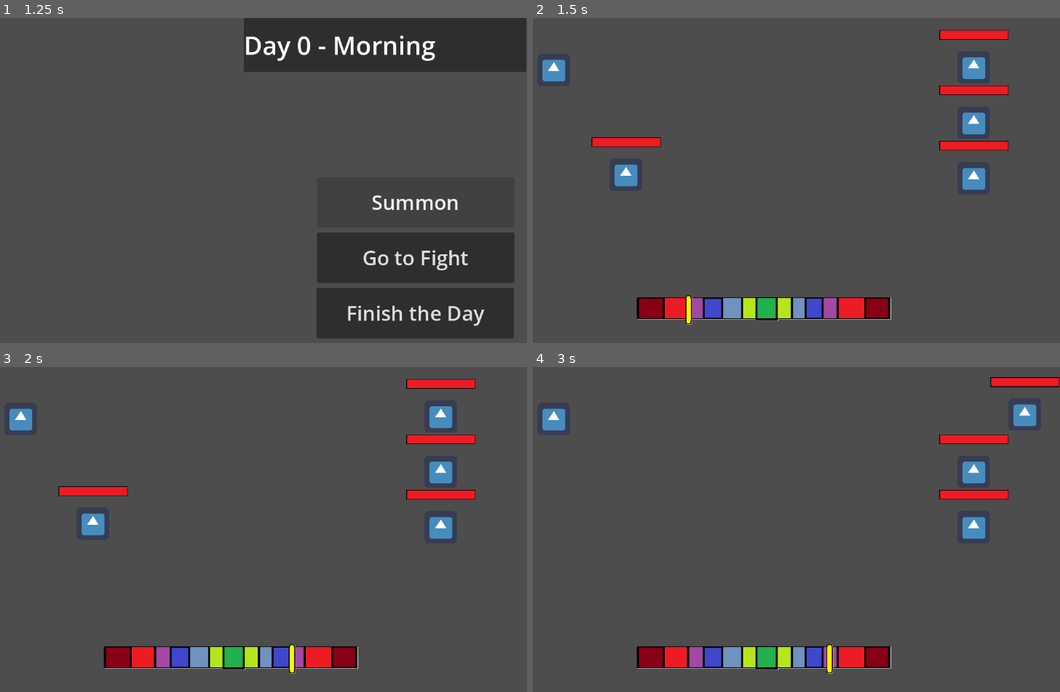
Above: before the commit, frames 1-4 (two rows, left to right).
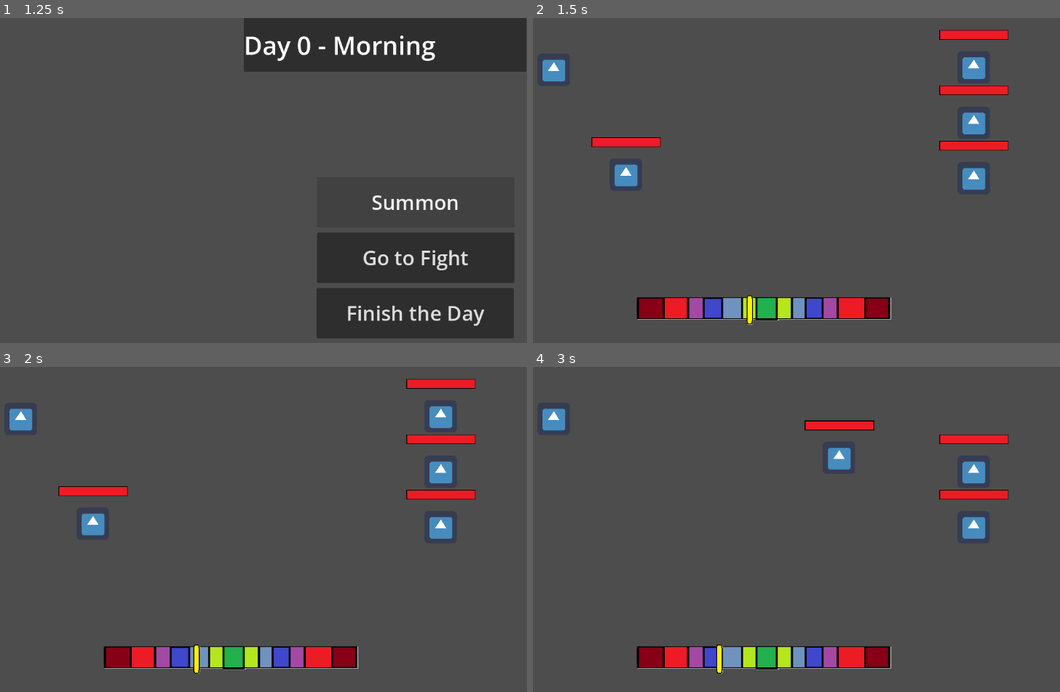
Above: after the commit, the same moments.

Repository: Klaus1215/Brackeys-Game-Jam
Game: Godot game, scene res://Tela Hub/hud_jogo.tscn
Same seed, same stepped clock (60 frames per second), same inputs: the game is played once before the commit and once after it. The engine's default icon, where the game draws it, is replaced by a stand-in: a white triangle on a blue panel in a dark square.
Inputs:
- Up to frame 1 (1.25 s): click "Summon" at 0.5 s
- Up to frame 2 (1.5 s): click "Go to Fight" at 1.25 s
- Up to frame 3 (2 s): no input
- Up to frame 4 (3 s): tap Enter (ui_accept) at 2, 2.1, 2.27, 2.57, 2.85 s

Frame 1 is identical in both runs. In frame 2, 0.2% of the frame differs, in the area x 28-42%, y 85-95%; in frame 3, 0.2%; in frame 4, 1.7%, in the area x 34-100%, y 3-95%.

Commit message:
Resolvendo bug de combate

Diff:
--- a/Personagens/Inimigos/inimigo.gd
+++ b/Personagens/Inimigos/inimigo.gd
@@ -5,6 +5,7 @@
 # Método para quando for a vez do inimigo
 func _on_timer_do_ataque_timeout() -> bool:
 
+	var posso_atacar : bool = false
 	if(pode_atacar()):
 		var jogador = get_node_or_null("../../Jogador")
 
--- a/Personagens/Jogador/barra_de_ataque.gd
+++ b/Personagens/Jogador/barra_de_ataque.gd
@@ -17,7 +17,7 @@
 func _process(delta: float) -> void:
 
 	# Sempre que o jogador apertar enter a barra para e desfere o ataque
-	if(Input.is_action_just_pressed("ui_accept")):
+	if(Input.is_action_just_pressed("ui_accept") && estado_alvo != EstadosAlvo.EM_ATAQUE):
 		estado_alvo_anterior = estado_alvo
 		estado_alvo = EstadosAlvo.EM_ATAQUE
 		mirou_na_barra.emit(abs(0.5 - caminho_alvo.progress_ratio))
@@ -27,9 +27,9 @@
 
 	match estado_alvo:
 		EstadosAlvo.TRAS:
-			caminho_alvo.progress_ratio -= 0.009
+			caminho_alvo.progress_ratio -= 0.02
 		EstadosAlvo.FRENTE:
-			caminho_alvo.progress_ratio += 0.009
+			caminho_alvo.progress_ratio += 0.02
 		EstadosAlvo.EM_ATAQUE:
 			return
 
@@ -38,8 +38,7 @@
 	elif(ratio_barra == 1):
 		estado_alvo = EstadosAlvo.TRAS
 
-
-
 func _on_jogador_finalizou_vez() -> void:
+	print("Enviou o sinal")
 	if(estado_alvo == EstadosAlvo.EM_ATAQUE):
 		estado_alvo = estado_alvo_anterior
--- a/Personagens/Jogador/jogador.gd
+++ b/Personagens/Jogador/jogador.gd
@@ -20,16 +20,17 @@
 	var multi_barra = potencia * 10
 
 	if(pode_atacar()): # No momento
-		multi_guardado = int(multi_barra)
-	else: # Ou depois
 		inimigos_no_combate = get_node_or_null("../Inimigos").get_children()
 		await ataque_básico(inimigos_no_combate[0], multi_barra)
 		controlador_combate.alguem_atacando = false
+		emit_signal("finalizou_vez")
+	else: # Ou depois
+		multi_guardado = int(multi_barra)
 
 func _physics_process(delta: float) -> void:
 	super._physics_process(delta)
 
-	if(pode_atacar() && multi_guardado != 0):
+	if(controlador_combate.alguem_atacando == false && multi_guardado != 0):
 		controlador_combate.alguem_atacando = true
 
 		inimigos_no_combate = get_node_or_null("../Inimigos").get_children()
--- a/Personagens/personagem.gd
+++ b/Personagens/personagem.gd
@@ -7,6 +7,7 @@
 var stats : PersonagemStats
 var estado : EstadoPersonagem
 
+var posso_atacar : bool = false
 var ponto_parado : Vector2
 var ponto_alvo : Vector2
 var vida_anterior : int
@@ -39,11 +40,11 @@
 func pode_atacar() -> bool:
 	# print("Alguém está atacando? ", controlador_combate.alguem_atacando)
 	if(controlador_combate.alguem_atacando):
-		# print(name + " não pode atacar")
+		print(name + " não pode atacar")
 		return false
 	else:
 		controlador_combate.alguem_atacando = true
-		# print(name + " está atacando")
+		print(name + " está atacando")
 		return true
 
 # Ativa o desativa a colisão de um Personagem
--- a/Personagens/personagem.tscn
+++ b/Personagens/personagem.tscn
@@ -57,5 +57,4 @@
 shape = SubResource("RectangleShape2D_x58ql")
 disabled = true
 
-[connection signal="vida_modificou" from="." to="Barra de Vida" method="_on_personagem_vida_modificou"]
 [connection signal="timeout" from="Timer do Ataque" to="." method="_on_timer_do_ataque_timeout"]
--- a/Tela Hub/hud_jogo.gd
+++ b/Tela Hub/hud_jogo.gd
@@ -12,7 +12,7 @@
 	var Joaquina: Dictionary = {
 		"id_personagem": ResourceUID.id_to_text(ResourceUID.create_id()),
 		"vida": 100,
-		"ataque_base": 200,
+		"ataque_base": 10,
 		"timer_ataque": 1,
 		"afeto": 20,
 		"tipo" : preload("res://Personagens/Companheiros/companheiro.tscn")
--- a/Tela de Combate/Spawn de Inimigos/inimigos_spawn.gd
+++ b/Tela de Combate/Spawn de Inimigos/inimigos_spawn.gd
@@ -10,7 +10,7 @@
 	for i in range(3):
 		var inimigo_instanc = inimigo_basico.instantiate()
 		inimigo_instanc.stats = PersonagemStats.new(ResourceUID.id_to_text(ResourceUID.create_id()),
-		20, 10, 10)
+		20, 20, 2)
 
 		inimigo_instanc.position.y = y_inimigo
 		print(inimigo_instanc.position)
Not shown, changed: Globais/estado_do_jogo.gd.uid
Not shown, changed: Globais/party.gd.uid
Not shown, changed: Globais/transistor_de_cena.gd.uid
Not shown, changed: Personagens/Companheiros/companheiro.gd.uid
Not shown, changed: Personagens/Inimigos/inimigo.gd.uid
Not shown, changed: Personagens/Jogador/barra_de_ataque.gd.uid
Not shown, changed: Personagens/Jogador/jogador.gd.uid
Not shown, changed: Personagens/barra_de_vida.gd.uid
Not shown, changed: Personagens/personagem.gd.uid
Not shown, changed: Personagens/personagem_stats.gd.uid
Not shown, changed: Tela Hub/hud_jogo.gd.uid
Not shown, changed: Tela de Combate/Spawn da Party/spawn_party.gd.uid
(and 4 more such lines)
